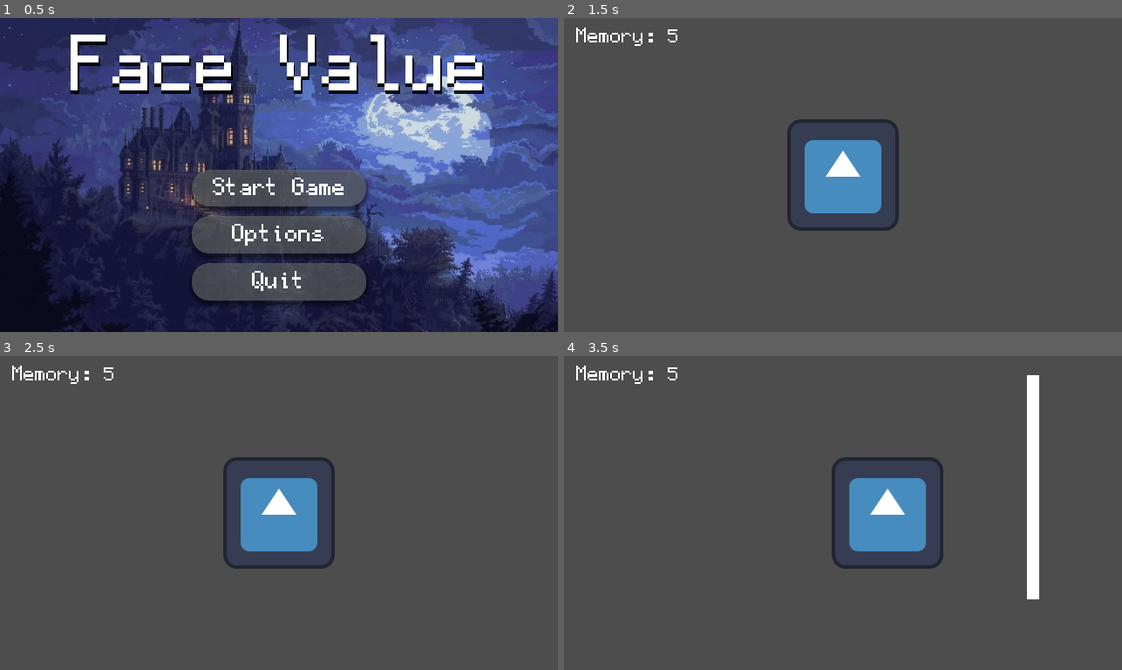
Above: before the commit, frames 1-4 (two rows, left to right).
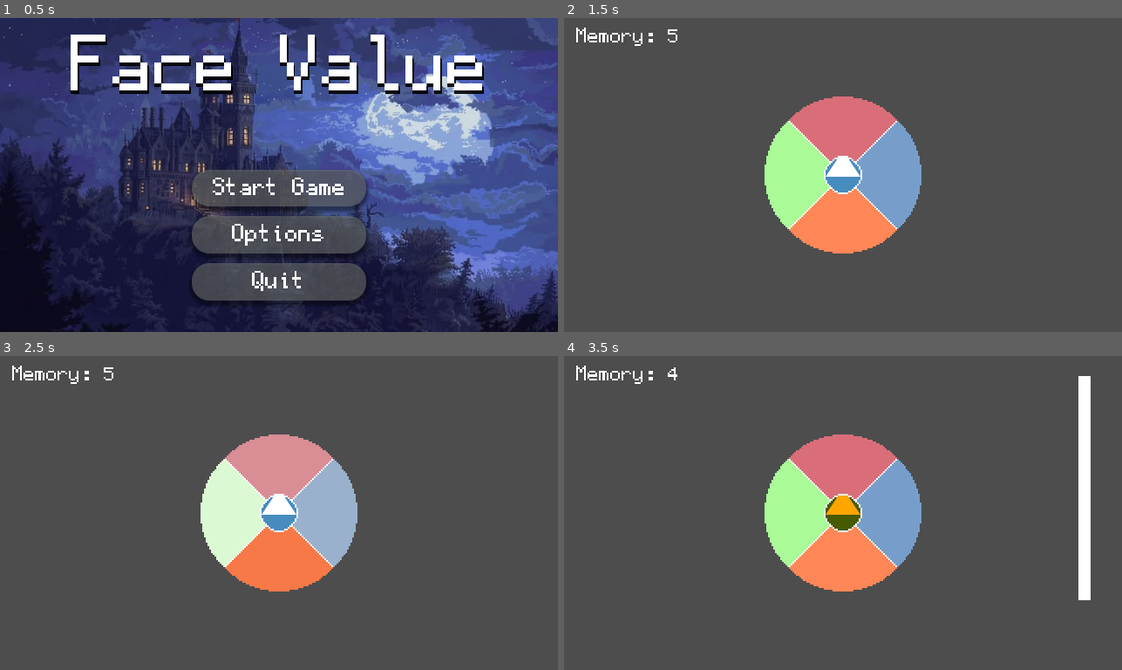
Above: after the commit, the same moments.

Repository: FastEverLast/testgame
Game: Godot game, scene res://scenes/menu/main_menu.tscn
Two runs of this game, one before a commit and one after it. Both use one fixed random seed, a clock stepped at 60 frames per second and the inputs below. The engine's default icon, where the game draws it, is replaced by a stand-in: a white triangle on a blue panel in a dark square.
Inputs (mouse positions are in pixels of both pictures, inside the frame that each line leads up to):
- Up to frame 1 (0.5 s): no input
- Up to frame 2 (1.5 s): click "Start Game" at 0.5 s; move the mouse to (965, 159) at 1.27 s; hold D (move_right) from 1.28 s (still down); hold Shift (wheel_open) from 1.28 s (still down); click (965, 159) at 1.42 s
- Up to frame 3 (2.5 s): tap Space (wheel_confirm, bound only after the commit) at 1.55 s; release D (move_right) at 2 s; release Shift (wheel_open) at 2 s; tap Enter at 2 s; drag from (167, 528) to (251, 575) at 2.02 s
- Up to frame 4 (3.5 s): tap Space (wheel_confirm, bound only after the commit) at 2.75 s; move the mouse to (898, 443) at 2.77 s; press the mouse at (898, 443) at 2.78 s; hold D (move_right) from 2.78 s (still down); tap Shift (wheel_open) at 3.05 s

Frame 1 is identical in both runs. In frame 2, 10% of the frame differs, in the area x 35-65%, y 25-75%; in frame 3, 10%; in frame 4, 15%, in the area x 18-95%, y 3-78%.

Commit message:
Wheel of doom added

Diff:
--- a/project.godot
+++ b/project.godot
@@ -99,6 +99,17 @@
 "events": [Object(InputEventKey,"resource_local_to_scene":false,"resource_name":"","device":-1,"window_id":0,"alt_press …(191 unchanged characters)…
 ]
 }
+wheel_select={
+"deadzone": 0.2,
+"events": [Object(InputEventMouseButton,"resource_local_to_scene":false,"resource_name":"","device":-1,"window_id":0,"alt_pressed":false,"shift_pressed":false,"ctrl_pressed":false,"meta_pressed":false,"button_mask":1,"position":Vector2(144, 6),"global_position":Vector2(153, 54),"factor":1.0,"button_index":1,"canceled":false,"pressed":true,"double_click":false,"script":null)
+]
+}
+wheel_confirm={
+"deadzone": 0.2,
+"events": [Object(InputEventKey,"resource_local_to_scene":false,"resource_name":"","device":-1,"window_id":0,"alt_pressed":false,"shift_pressed":false,"ctrl_pressed":false,"meta_pressed":false,"pressed":false,"keycode":0,"physical_keycode":32,"key_label":0,"unicode":32,"location":0,"echo":false,"script":null)
+, Object(InputEventKey,"resource_local_to_scene":false,"resource_name":"","device":-1,"window_id":0,"alt_pressed":false,"shift_pressed":false,"ctrl_pressed":false,"meta_pressed":false,"pressed":false,"keycode":0,"physical_keycode":4194309,"key_label":0,"unicode":0,"location":0,"echo":false,"script":null)
+]
+}
 
 [layer_names]
 
@@ -114,9 +125,11 @@
 [physics]
 
 3d/physics_engine="Jolt Physics"
+common/physics_interpolation=true
 
 [rendering]
 
 rendering_device/driver.windows="d3d12"
 renderer/rendering_method="gl_compatibility"
 renderer/rendering_method.mobile="gl_compatibility"
+2d/snap/snap_2d_transforms_to_pixel=true
--- a/scenes/base_level.tscn
+++ b/scenes/base_level.tscn
@@ -4,14 +4,18 @@
 [ext_resource type="PackedScene" uid="uid://dwr53o88up1lx" path="res://scenes/player/player.tscn" id="2_0n1tn"]
 [ext_resource type="FontFile" uid="uid://3oubag611cju" path="res://assets/font/pixelfont_regular.ttf" id="2_oox4p"]
 [ext_resource type="Script" uid="uid://p5kk6u0iw3db" path="res://scenes/memory_label.gd" id="3_oox4p"]
+[ext_resource type="PackedScene" uid="uid://bo3nft3cn3asn" path="res://scenes/sprites_ui/charwheel.tscn" id="4_k2uud"]
 
 [node name="BaseLevel" type="Node2D" unique_id=1515612743]
+metadata/_tc_uuid = "948087773354586457"
 
 [node name="UI" type="CanvasLayer" parent="." unique_id=1543863405]
 layer = 10
 metadata/_tc_offline_added = true
+metadata/_tc_uuid = "7094741322287461601"
 
 [node name="PauseMenu" parent="UI" unique_id=1157975477 instance=ExtResource("1_dbkse")]
+mouse_filter = 2
 metadata/_tc_offline_added = true
 
 [node name="MemoryLabel" type="Label" parent="UI" unique_id=93435944]
@@ -24,6 +28,11 @@
 text = "Memory = 5"
 script = ExtResource("3_oox4p")
 metadata/_tc_offline_added = true
+metadata/_tc_uuid = "7180429969852244298"
+
+[node name="Charwheel" parent="UI" unique_id=810125182 instance=ExtResource("4_k2uud")]
+position = Vector2(320, 180)
+metadata/_tc_offline_added = true
 
 [node name="Player" parent="." unique_id=1894673584 instance=ExtResource("2_0n1tn")]
 metadata/_tc_offline_added = true
--- a/scenes/game_state.gd
+++ b/scenes/game_state.gd
@@ -3,6 +3,7 @@
 const MAX_MEMORY = 10
 var memory := 5
 var current_form:Form = Form.BASE
+var wheel_open:bool = false
 
 enum Form { BASE, GUARD, CAT, STATUE }
 
@@ -27,3 +28,4 @@
 func reset():
 	memory = 5
 	current_form = Form.BASE
+	wheel_open = false
--- a/scenes/player/player.gd
+++ b/scenes/player/player.gd
@@ -21,7 +21,7 @@
 
 func _physics_process(_delta: float) -> void:
 	var direction = Input.get_vector("move_left", "move_right", "move_up", "move_down")
-	if Input.is_action_pressed("wheel_open") == false:
+	if GameState.wheel_open == false:
 		velocity = direction * speed
 
 		if direction != Vector2.ZERO:
--- a/scenes/player/player.tscn
+++ b/scenes/player/player.tscn
@@ -25,5 +25,5 @@
 
 [node name="Camera2D" type="Camera2D" parent="." unique_id=1865295162]
 process_callback = 0
-position_smoothing_enabled = true
 metadata/_tc_offline_added = true
+metadata/_tc_uuid = "1383486668470256463"
--- a/scenes/sprites_ui/charwheel.gd
+++ b/scenes/sprites_ui/charwheel.gd
@@ -1 +1,78 @@
 extends Node2D
+
+@onready var wheel : AnimatedSprite2D = $Wheel
+const INNER_RADIUS = 10.0
+const OUTER_RADIUS = 48.0
+var _hovered : int = -1
+
+func _ready() -> void:
+	visible = false
+	wheel.frame = 0
+	GameState.wheel_open = false
+
+func _open():
+	visible = true
+	GameState.wheel_open = true
+	_set_hovered(-1)
+
+func _close():
+	visible = false
+	GameState.wheel_open = false
+
+func _confirm():
+	if _hovered != -1:
+		GameState.shift_to(_hovered) # Shift to the selected form
+		_close()
+
+func _unhandled_input(event: InputEvent) -> void:
+	if event.is_action_pressed("wheel_open"):
+		if visible:
+			_close() # If the wheel is already open, close it
+		else:
+			_open()
+		return
+
+	if not visible:
+		return
+	elif event.is_action_pressed("move_up"):
+		_set_hovered(GameState.Form.BASE)
+	elif event.is_action_pressed("move_right"):
+		_set_hovered(GameState.Form.GUARD)
+	elif event.is_action_pressed("move_down"):
+		_set_hovered(GameState.Form.CAT)
+	elif event.is_action_pressed("move_left"):
+		_set_hovered(GameState.Form.STATUE)
+
+	if event.is_action_pressed("wheel_confirm") or event.is_action_pressed("wheel_select"):
+		_confirm()
+
+	if event is InputEventMouseMotion:
+		_hover_from_mouse()
+
+
+func _hover_from_mouse():
+	var offset: Vector2 = wheel.get_local_mouse_position()
+	var dist := offset.length()
+
+	if dist < INNER_RADIUS or dist > OUTER_RADIUS:
+		_set_hovered(-1)
+		return
+
+	if abs(offset.y) > abs(offset.x):
+		if offset.y < 0:
+			_set_hovered(GameState.Form.BASE)
+		else:
+			_set_hovered(GameState.Form.CAT)
+	else:
+		if offset.x > 0:
+			_set_hovered(GameState.Form.GUARD)
+		else:
+			_set_hovered(GameState.Form.STATUE)
+
+func _set_hovered(form: int):
+	if form == _hovered:
+		return
+	_hovered = form
+	wheel.frame = 0 if form == -1 else form + 1
+	if form != -1:
+		UiAudio.play_hover()
--- a/scenes/sprites_ui/charwheel.tscn
+++ b/scenes/sprites_ui/charwheel.tscn
@@ -1,6 +1,7 @@
 [gd_scene format=3 uid="uid://bo3nft3cn3asn"]
 
 [ext_resource type="Texture2D" uid="uid://darmxqw5q0nu6" path="res://assets/sprites/wheel.png" id="1_amwdr"]
+[ext_resource type="Script" uid="uid://ccoy738lxvq52" path="res://scenes/sprites_ui/charwheel.gd" id="1_vi5rs"]
 
 [sub_resource type="AtlasTexture" id="AtlasTexture_vi5rs"]
 atlas = ExtResource("1_amwdr")
@@ -40,19 +41,19 @@
 "duration": 1.0,
 "texture": SubResource("AtlasTexture_qfgwk")
 }],
-"loop": 1,
+"loop": 0,
 "name": &"wheel_anim",
-"speed": 5.0
+"speed": 0.0
 }]
 
 [node name="Charwheel" type="Node2D" unique_id=810125182]
+script = ExtResource("1_vi5rs")
 metadata/_tc_uuid = "6569705959866581284"
 
-[node name="AnimatedSprite2D" type="AnimatedSprite2D" parent="." unique_id=1767225472]
+[node name="Wheel" type="AnimatedSprite2D" parent="." unique_id=1767225472]
 texture_filter = 1
+scale = Vector2(2, 2)
 sprite_frames = SubResource("SpriteFrames_alj2j")
 animation = &"wheel_anim"
-frame = 2
-frame_progress = 0.26642245
 metadata/_tc_offline_added = true
 metadata/_tc_uuid = "6051090125873967197"
